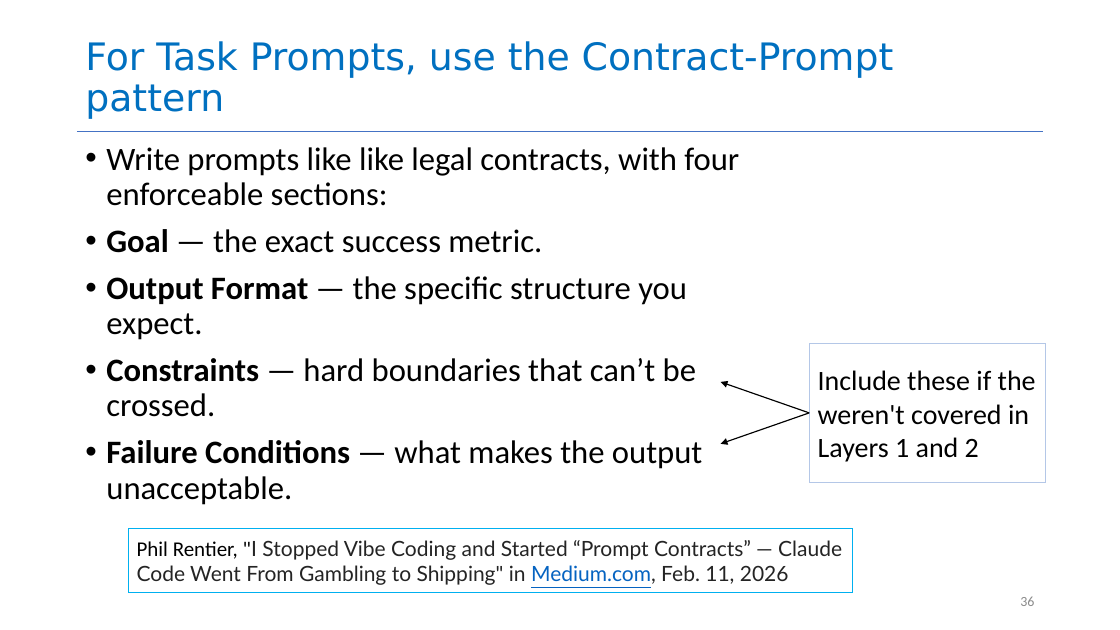
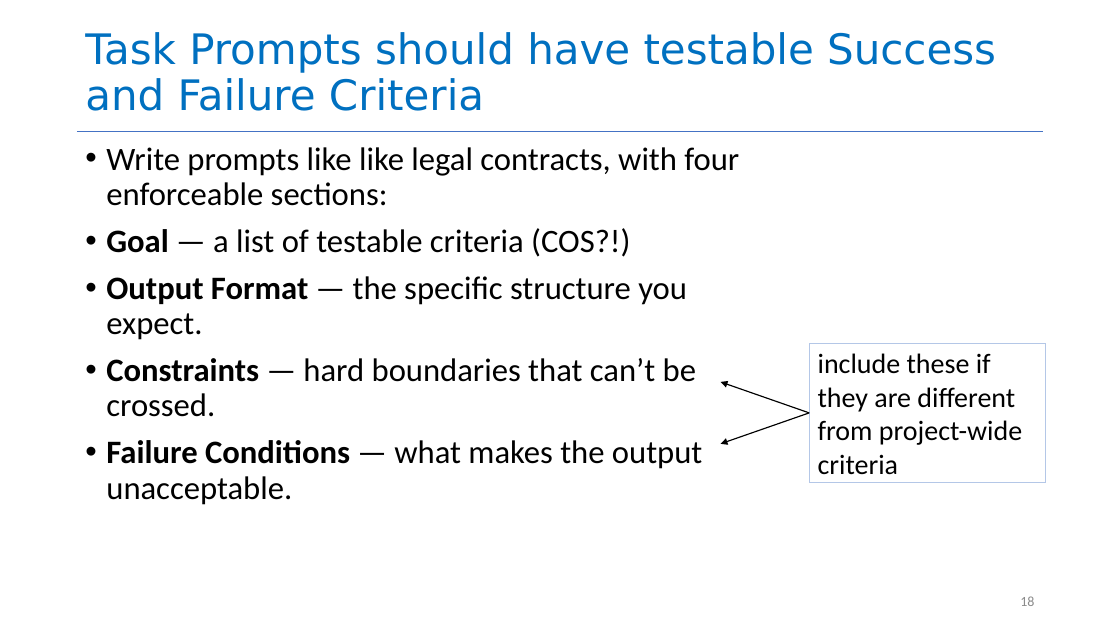
Before and after one commit to neu-se/CS4530-Spring-2026, a slide deck: slide 18 of Slides/Module 16 Using AI Agents.pptx (slide 36 before the commit). Drawn at 1120x630 pixels with LibreOffice and Linux fonts; fonts in the diff are those of the drawing. Boxes give left, top, right and bottom in pixels: in the first picture for what was removed or moved away, otherwise in the second. Text is boxed around its words. In the diff, an @@ line names an element or a change of style, - is before the commit and + after.

```diff
--- a/Slides/Module 16 Using AI Agents.pptx
+++ b/Slides/Module 16 Using AI Agents.pptx
@@ title at [85, 32, 996, 111]: text changed; size 32.4 to 36 pt @@
-For Task Prompts, use the Contract-Prompt pattern
+Task Prompts should have testable Success and Failure Criteria
@@ text at [106, 228, 630, 257]: text changed @@
-• Goal — the exact success metric.
+• Goal — a list of testable criteria (COS?!)
@@ text in rectangle at [818, 353, 1022, 475]: text changed @@
-Include these if the weren't covered in Layers 1 and 2
+include these if they are different from project-wide criteria
@@ rectangle removed at [129, 529, 854, 593] @@
-Phil Rentier, "I Stopped Vibe Coding and Started “Prompt Contracts” — Claude Code Went From Gambling to Shipping" in Medium.com, Feb. 11, 2026
@@ page number at [1020, 596, 1034, 606]: text changed @@
-36
+18
```
Also in this commit, not shown: 28 other slides changed, 7 slides added, 14 slides removed, 1 other file.
